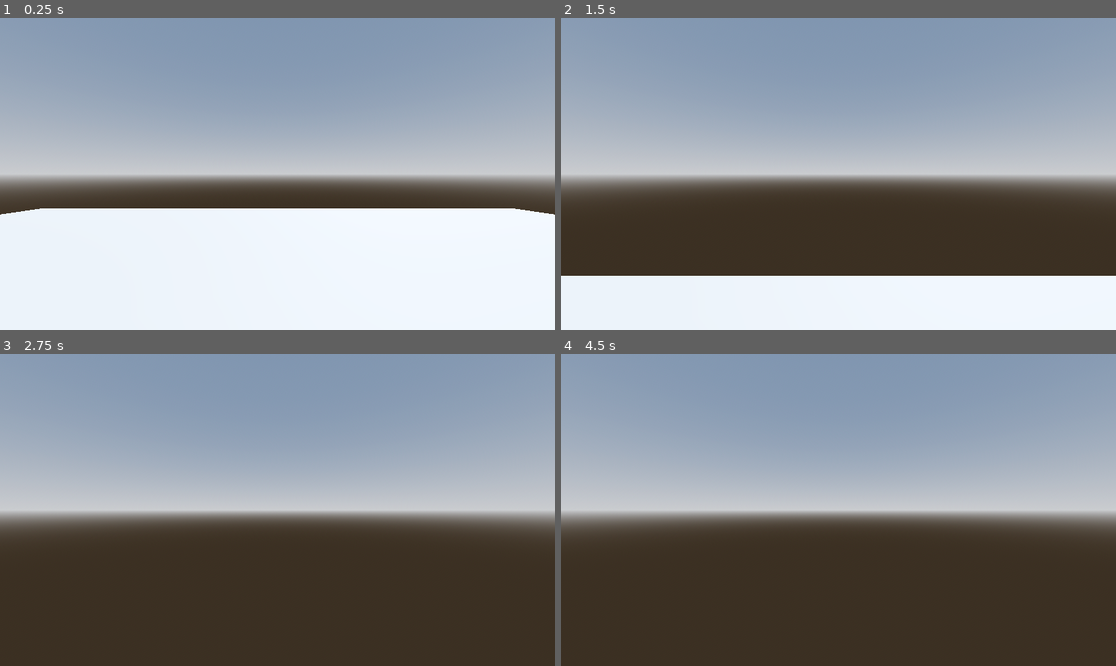
Above: before the commit, frames 1-4 (two rows, left to right).
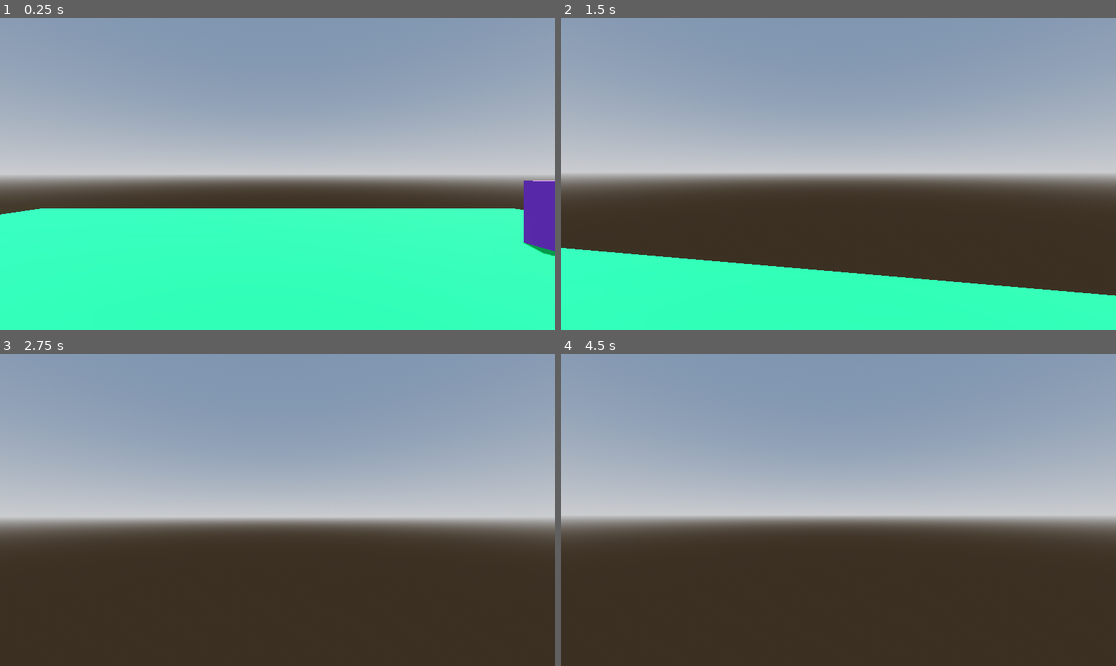
Above: after the commit, the same moments.

Repository: Seb-deru/first-person-controller
Game: Godot game, scene res://scenes/world.tscn
The game is run twice, just before and just after one commit, with the same random seed, the same clock (stepped at 60 frames per second) and the same inputs.
Inputs (mouse positions are in pixels of both pictures, inside the frame that each line leads up to):
- Up to frame 1 (0.25 s): no input
- Up to frame 2 (1.5 s): tap Enter at 0.5 s; move the mouse to (866, 174) at 0.52 s; hold W (forward) from 0.53 s (still down); tap Space (jump) at 0.77 s; move the mouse to (810, 174) at 1.27 s
- Up to frame 3 (2.75 s): keep holding W (forward); tap Space (jump) at 1.52 s; move the mouse to (288, 503) at 2.02 s
- Up to frame 4 (4.5 s): keep holding W (forward); tap Space (jump) at 2.75, 3.02, 3.77, 4.25 s; move the mouse to (832, 516) at 2.77 s; tap Enter at 3.5 s; move the mouse to (877, 513) at 3.52 s; move the mouse to (794, 506) at 4.27 s

The runs differ from the first frame. In frame 1, 39% of the frame differs, in the area x 0-100%, y 52-100%; in frame 2, 21%; in frame 3, 5.7%; in frame 4, 4.5%.
Error before the commit: Cannot call method 'rotate_y' on a null value. (res://scripts/player.gd:16)

Commit message:
added some boxes

Diff:
--- a/scenes/world.tscn
+++ b/scenes/world.tscn
@@ -14,6 +14,18 @@
 sky = SubResource("Sky_4wyf3")
 tonemap_mode = 2
 glow_enabled = true
+
+[sub_resource type="StandardMaterial3D" id="StandardMaterial3D_nnsk1"]
+albedo_color = Color(0, 0.76862746, 0.33333334, 1)
+
+[sub_resource type="StandardMaterial3D" id="StandardMaterial3D_rwgxs"]
+albedo_color = Color(0.78039217, 0.011764706, 0.09411765, 1)
+
+[sub_resource type="StandardMaterial3D" id="StandardMaterial3D_4wyf3"]
+albedo_color = Color(0.56112355, 0.27888182, 0.8932797, 1)
+
+[sub_resource type="StandardMaterial3D" id="StandardMaterial3D_k0juu"]
+albedo_color = Color(0.61960787, 0.627451, 0, 1)
 
 [sub_resource type="CapsuleMesh" id="CapsuleMesh_e5uuo"]
 
@@ -33,6 +45,21 @@
 transform = Transform3D(1, 0, 0, 0, 1, 0, 0, 0, 1, 0, -0.4995, 0)
 use_collision = true
 size = Vector3(22, 0.001, 19)
+material = SubResource("StandardMaterial3D_nnsk1")
+
+[node name="CSGBox3D2" type="CSGBox3D" parent="CSGBox3D"]
+transform = Transform3D(1, 0, 0, 0, 1, 0, 0, 0, 1, 6.5130577, 0.49949998, 0)
+material = SubResource("StandardMaterial3D_rwgxs")
+
+[node name="CSGBox3D4" type="CSGBox3D" parent="CSGBox3D"]
+transform = Transform3D(1, 0, 0, 0, 1, 0, 0, 0, 1, 6.5130577, 0.69949996, -4)
+size = Vector3(1.5, 1.5, 1.5)
+material = SubResource("StandardMaterial3D_4wyf3")
+
+[node name="CSGBox3D3" type="CSGBox3D" parent="CSGBox3D"]
+transform = Transform3D(1, 0, 0, 0, 1, 0, 0, 0, 1, 6.5130577, 0.99950004, 3)
+size = Vector3(2, 2, 2)
+material = SubResource("StandardMaterial3D_k0juu")
 
 [node name="player" type="CharacterBody3D" parent="."]
 transform = Transform3D(1, 0, 0, 0, 1, 0, 0, 0, 1, 0, -0.4995, 0)
@@ -46,7 +73,7 @@
 transform = Transform3D(1, 0, 0, 0, 1, 0, 0, 0, 1, 0, 1, 0)
 shape = SubResource("ConvexPolygonShape3D_nnsk1")
 
-[node name="Node3D" type="Node3D" parent="player"]
+[node name="head" type="Node3D" parent="player"]
 transform = Transform3D(1, 0, 0, 0, 1, 0, 0, 0, 1, 0, 1.6294287, 0)
 
-[node name="Camera3D" type="Camera3D" parent="player/Node3D"]
+[node name="Camera3D" type="Camera3D" parent="player/head"]
Not shown: 1 places in scenes/world.tscn that only renumber resources
